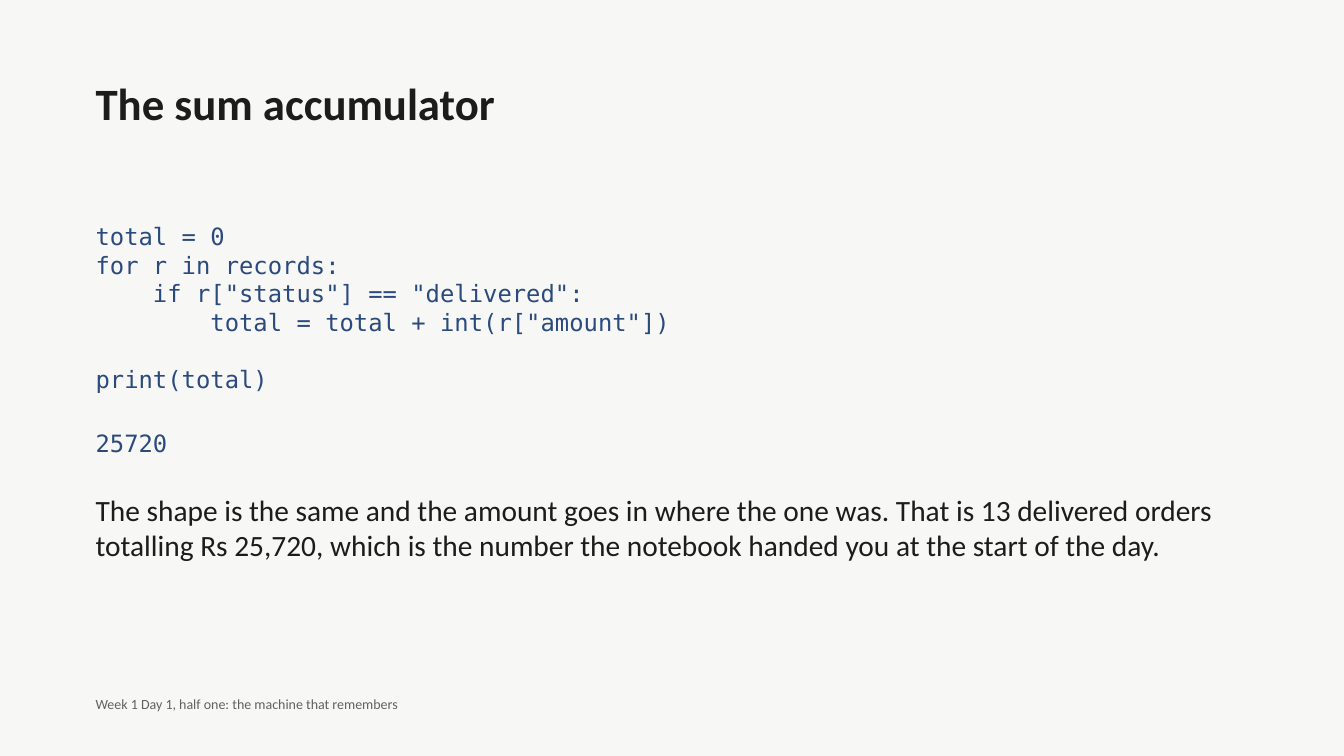
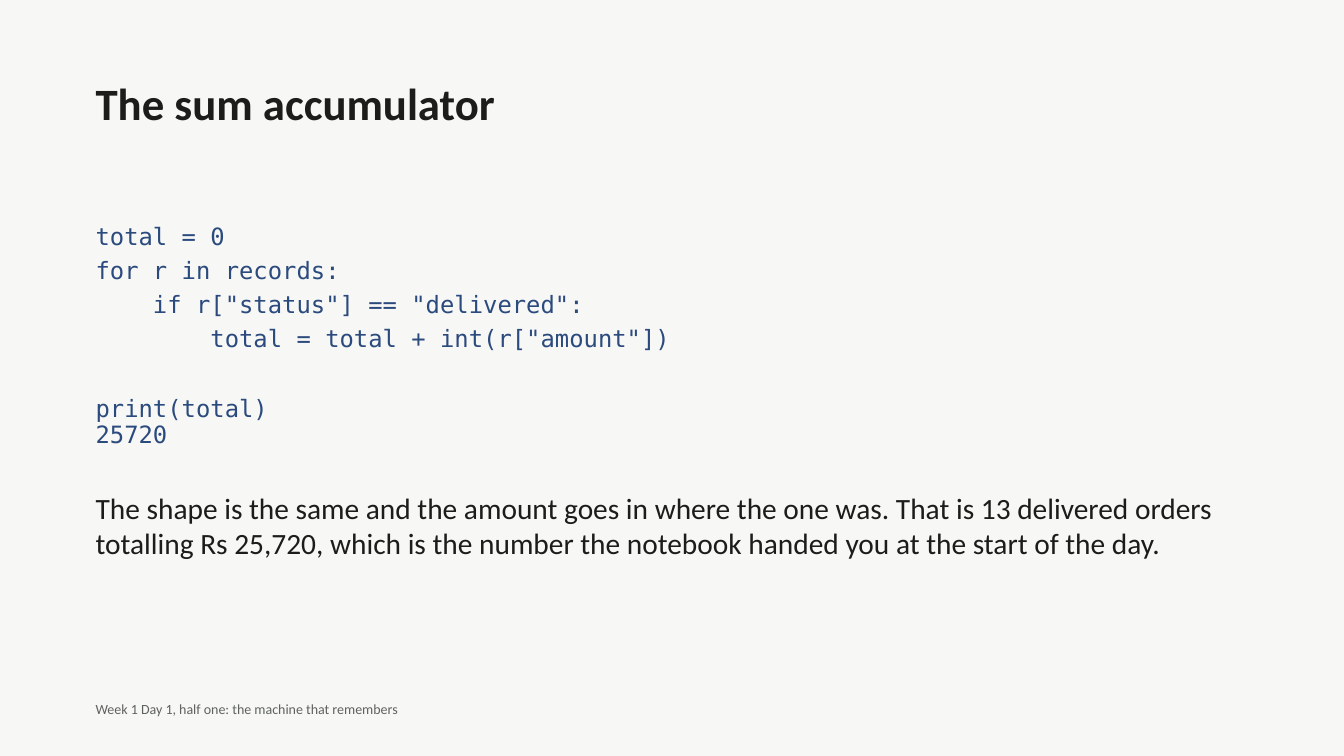
Before and after one commit to fde-academy-lab/c2-content-factory, a slide deck: slide 28 of content/W01/D1/C2_W01_D01_deck_half1_STUDENT.pptx. Drawn at 1344x756 pixels with LibreOffice and Linux fonts; fonts in the diff are those of the drawing. Boxes give left, top, right and bottom in pixels: in the first picture for what was removed or moved away, otherwise in the second. Text is boxed around its words. In the diff, an @@ line names an element or a change of style, - is before the commit and + after.

```diff
--- a/content/W01/D1/C2_W01_D01_deck_half1_STUDENT.pptx
+++ b/content/W01/D1/C2_W01_D01_deck_half1_STUDENT.pptx
@@ text "total = 0" at bbox=[96, 226, 670, 422]: more space between paragraphs @@
@@ text at bbox=[96, 434, 1212, 561]: paragraphs removed @@
-25720
-The shape is the same and the amount goes in where the one was. That is 13 delivered orders totalling Rs 25,720, which is the number the notebook handed you at the start of the day.
@@ text added at bbox=[96, 425, 168, 444], 17 pt, text #2B4A7D @@
+25720
@@ text added at bbox=[96, 498, 1212, 559], 21 pt, text #1C1C1A @@
+The shape is the same and the amount goes in where the one was. That is 13 delivered orders totalling Rs 25,720, which is the number the notebook handed you at the start of the day.
@@ text "Week 1 Day 1, half ...": place and size @@
-text "Week 1 Day 1, half ..." at bbox=[96, 699, 397, 711]
+text "Week 1 Day 1, half ..." at bbox=[96, 704, 397, 716]
```
Also in this commit, not shown: 30 other slides changed, 7 other files.
